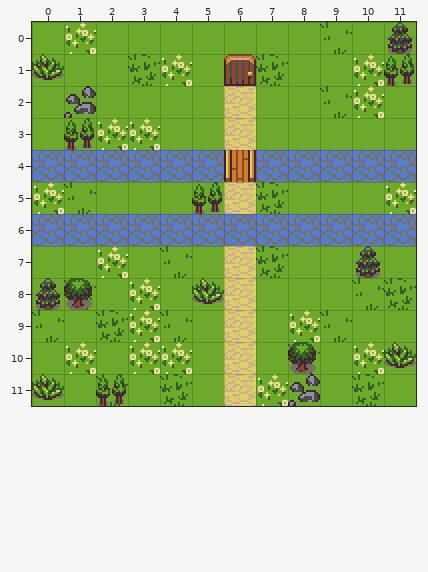
Level history. Tiled map: levels/01/level01.tmx. Above: the version before the commit.
Cells are 16x16 px. Shown: x 0..11, y 0..11.
Now the later version:
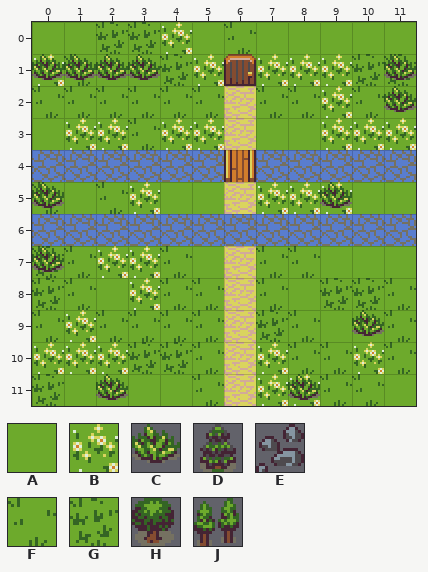
Key: from "basictiles": A 11, B 12, C 20, D 30, E 58, F 64, G 65, H 76, J 77.
_ is an empty cell, . an unchanged one.
Changes in this commit:
--- layer "background0"
@@ x 0..11 @@
- 0 .BAAA.A..F..
- 1 AA.GBA.GAABA
- 2 AAAAAA.AAFB.
- 3 .A.BAA...AAA
+ 0 .AGGB.F..A..
+ 1 BF.AGB.BBBGG
+ 2 FFFFFF.FFBF.
+ 3 .B.FBB...BBB
@@ x 0..11 @@
- 5 BFAA...GAA.B
+ 5 FAFB...BBB.A
@@ x 0..11 @@
- 7 AA.A...GA...
- 8 AG..AA.A.AFG
- 9 .AGB.A.ABF.A
-10 A.ABBA.A.A.A
-11 A.F.GA..AAG.
+ 7 GF.B...FF...
+ 8 GF..FF.F.GGF
+ 9 .BFF.F.GFA.F
+10 B.BGGF.B.F.F
+11 G.A.AF..BFF.
--- layer "background1"
@@ x 1..11 @@
- 0 ..........D
- 1 ___.......J
- 2 E........._
- 3 J..........
+ 0 .........._
+ 1 CCC.......C
+ 2 _.........C
+ 3 _..........
@@ x 0..9 @@
- 5 _....J..._
+ 5 C...._...C
@@ x 0..11 @@
- 7 _.........D.
- 8 DH...C......
- 9 .........._.
-10 ........H..C
-11 C.J.....E...
+ 7 C........._.
+ 8 __..._......
+ 9 ..........C.
+10 ........_.._
+11 _.C.....C...
Boxes around the changes in both pictures, in picture pixels (x1, y1, x2, y2):
changed: (32, 22, 416, 150)
changed: (32, 182, 160, 214)
removed: (192, 182, 222, 214)
changed: (256, 182, 352, 214)
changed: (386, 182, 416, 214)
changed: (32, 246, 224, 406)
changed: (256, 246, 416, 406)
